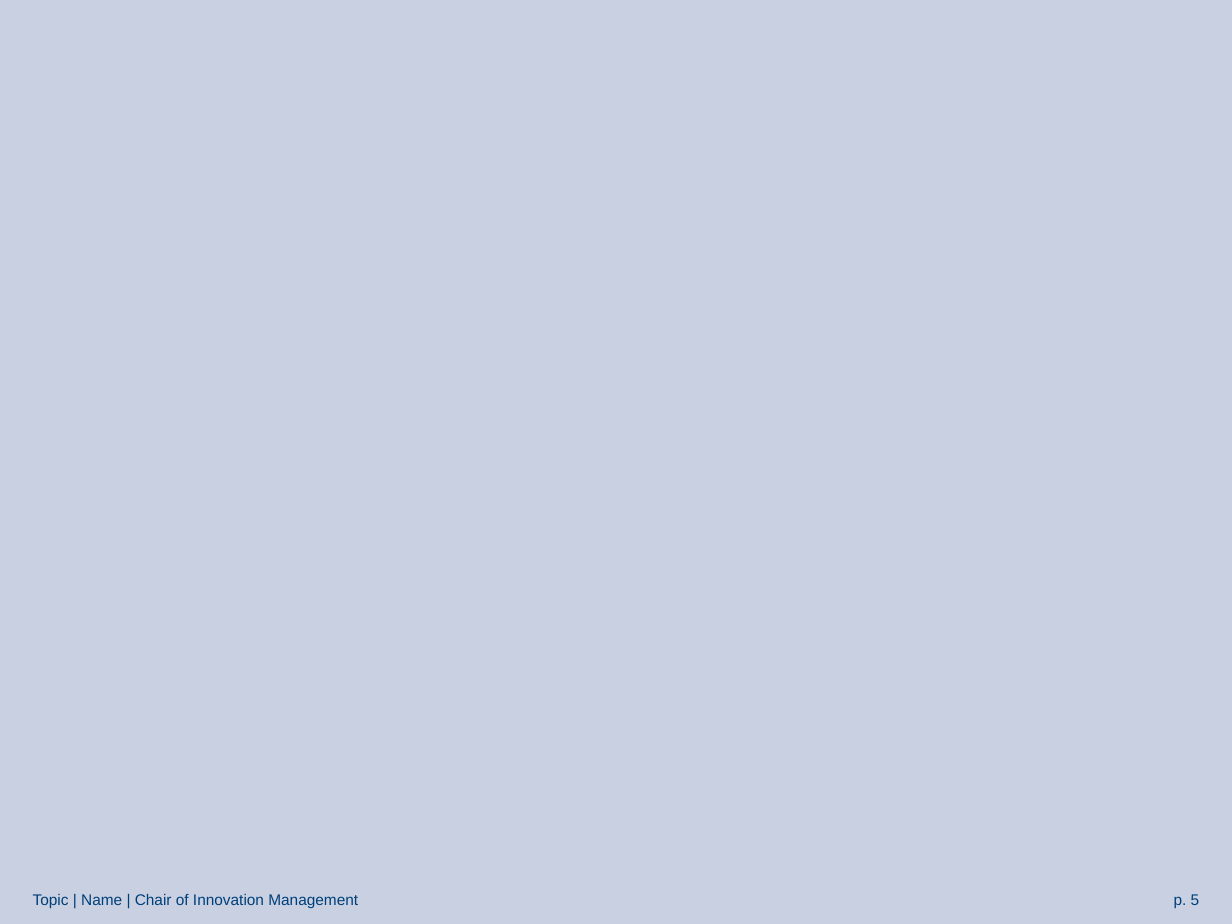
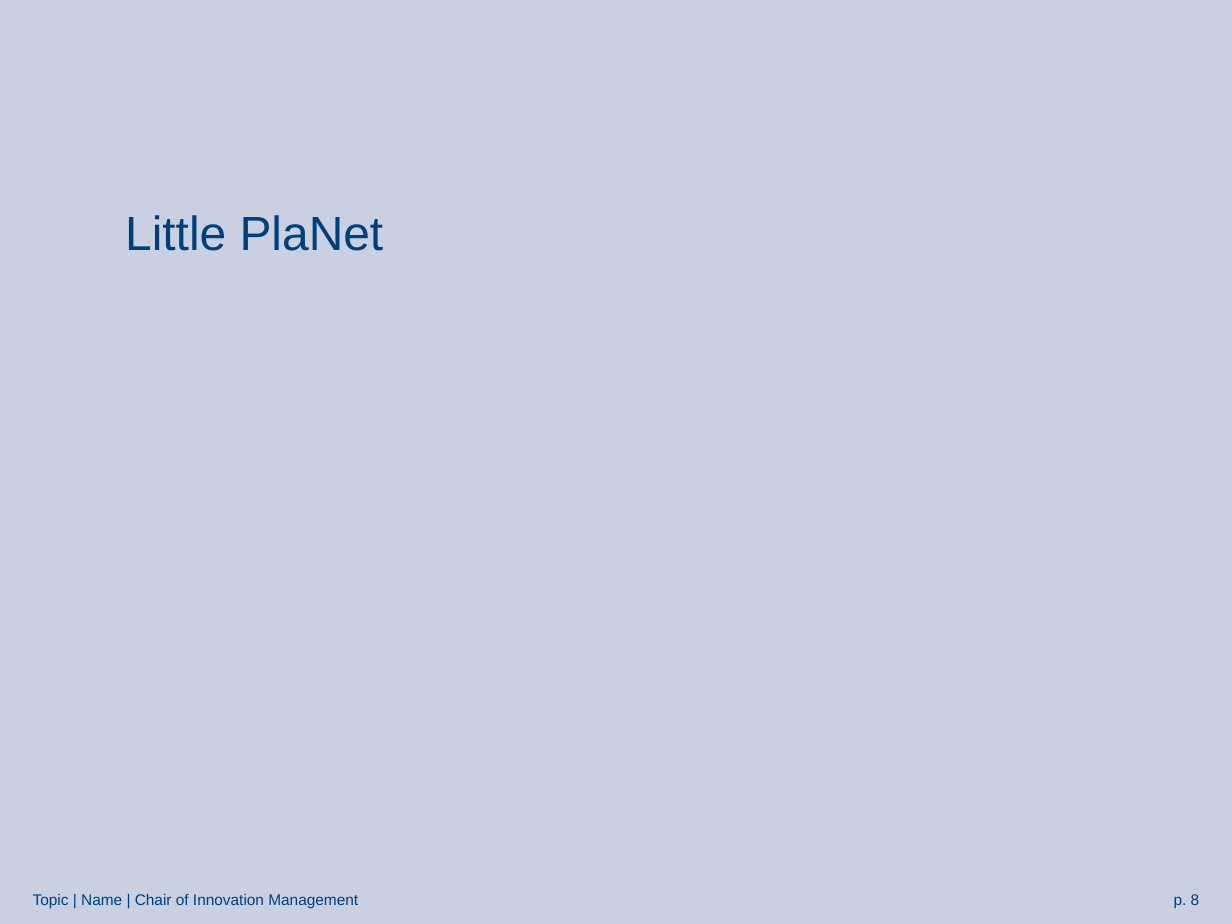
Before and after one commit to azoryk/Master-thesis, a slide deck: slide 8 of 1.Presentation_Master.pptx (slide 5 before the commit). Drawn at 1232x924 pixels with LibreOffice and Linux fonts; fonts in the diff are those of the drawing; background and template pictures are left out. Boxes give left, top, right and bottom in pixels: in the first picture for what was removed or moved away, otherwise in the second. Text is boxed around its words. In the diff, an @@ line names an element or a change of style, - is before the commit and + after.

```diff
--- a/1.Presentation_Master.pptx
+++ b/1.Presentation_Master.pptx
@@ title added at (125,215,384,251), 28 pt, text #00407A @@
+Little PlaNet
@@ page number at (1174,894,1200,908): text changed @@
-p. 5
+p. 8
```
Also in this commit, not shown: 2 other slides changed, 6 slides added, 1 slide removed.
